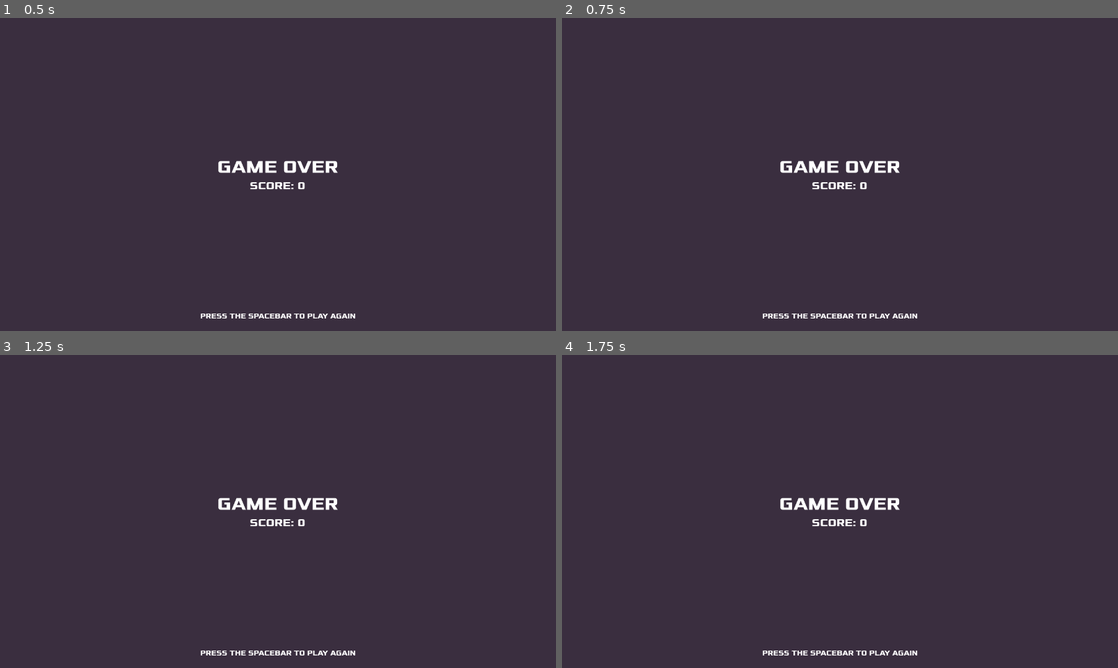
Above: before the commit, frames 1-4 (two rows, left to right).
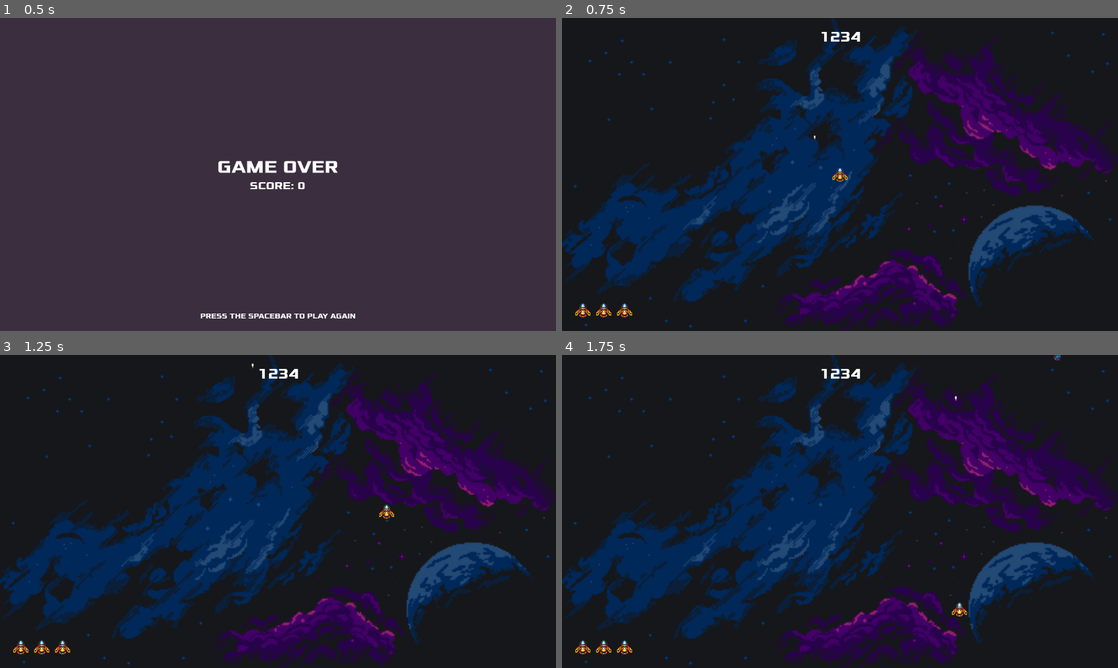
Above: after the commit, the same moments.

Repository: arantebw/reoasteroids
Game: Godot game, scene res://scenes/game_over.tscn
Two runs of this game, one before a commit and one after it. Both use one fixed random seed, a clock stepped at 60 frames per second and the inputs below. This scene is started directly instead of the project's main scene.
Inputs:
- Up to frame 1 (0.5 s): no input
- Up to frame 2 (0.75 s): tap Space (shoot) at 0.5, 0.6 s; hold Right (right) from 0.53 s (still down)
- Up to frame 3 (1.25 s): keep holding Right (right)
- Up to frame 4 (1.75 s): tap Space (shoot) at 1.25, 1.35 s; release Right (right) at 1.28 s; hold Down (down) from 1.28 s (still down)

Frame 1 is identical in both runs. In frame 2, 100% of the frame differs, in the area x 0-100%, y 0-100%; in frame 3, 100%; in frame 4, 100%.

Commit message:
feat(lecture-8): ✨ add the switch feature between game over and level scenes

Diff:
--- a/project.godot
+++ b/project.godot
@@ -51,6 +51,11 @@
 "events": [Object(InputEventKey,"resource_local_to_scene":false,"resource_name":"","device":-1,"window_id":0,"alt_press …(191 unchanged characters)…
 ]
 }
+start_new_game={
+"deadzone": 0.5,
+"events": [Object(InputEventKey,"resource_local_to_scene":false,"resource_name":"","device":-1,"window_id":0,"alt_pressed":false,"shift_pressed":false,"ctrl_pressed":false,"meta_pressed":false,"pressed":false,"keycode":0,"physical_keycode":32,"key_label":0,"unicode":32,"location":0,"echo":false,"script":null)
+]
+}
 
 [layer_names]
 
--- /dev/null
+++ b/scenes/game_over.gd
@@ -0,0 +1,7 @@
+extends Control
+
+var level_scene: PackedScene = load("res://scenes/level.tscn")
+
+func _process(delta: float) -> void:
+	if Input.is_action_just_pressed("start_new_game"):
+		get_tree().change_scene_to_packed(level_scene)
--- a/scenes/game_over.tscn
+++ b/scenes/game_over.tscn
@@ -1,5 +1,6 @@
-[gd_scene load_steps=2 format=3 uid="uid://pptnri2rhhkm"]
+[gd_scene load_steps=3 format=3 uid="uid://pptnri2rhhkm"]
 
+[ext_resource type="Script" path="res://scenes/game_over.gd" id="1_f1glh"]
 [ext_resource type="FontFile" uid="uid://khkl70l063tn" path="res://fonts/Xolonium-Bold.ttf" id="1_y4xqu"]
 
 [node name="GameOver" type="Control"]
@@ -9,6 +10,7 @@
 anchor_bottom = 1.0
 grow_horizontal = 2
 grow_vertical = 2
+script = ExtResource("1_f1glh")
 metadata/_edit_lock_ = true
 
 [node name="Background" type="ColorRect" parent="."]
--- a/scenes/level.gd
+++ b/scenes/level.gd
@@ -32,4 +32,4 @@
 	health -= 1
 	get_tree().call_group('ui', 'set_health', health)
 	if health <= 0:
-		print('you just died')
+		get_tree().change_scene_to_file("res://scenes/game_over.tscn")
